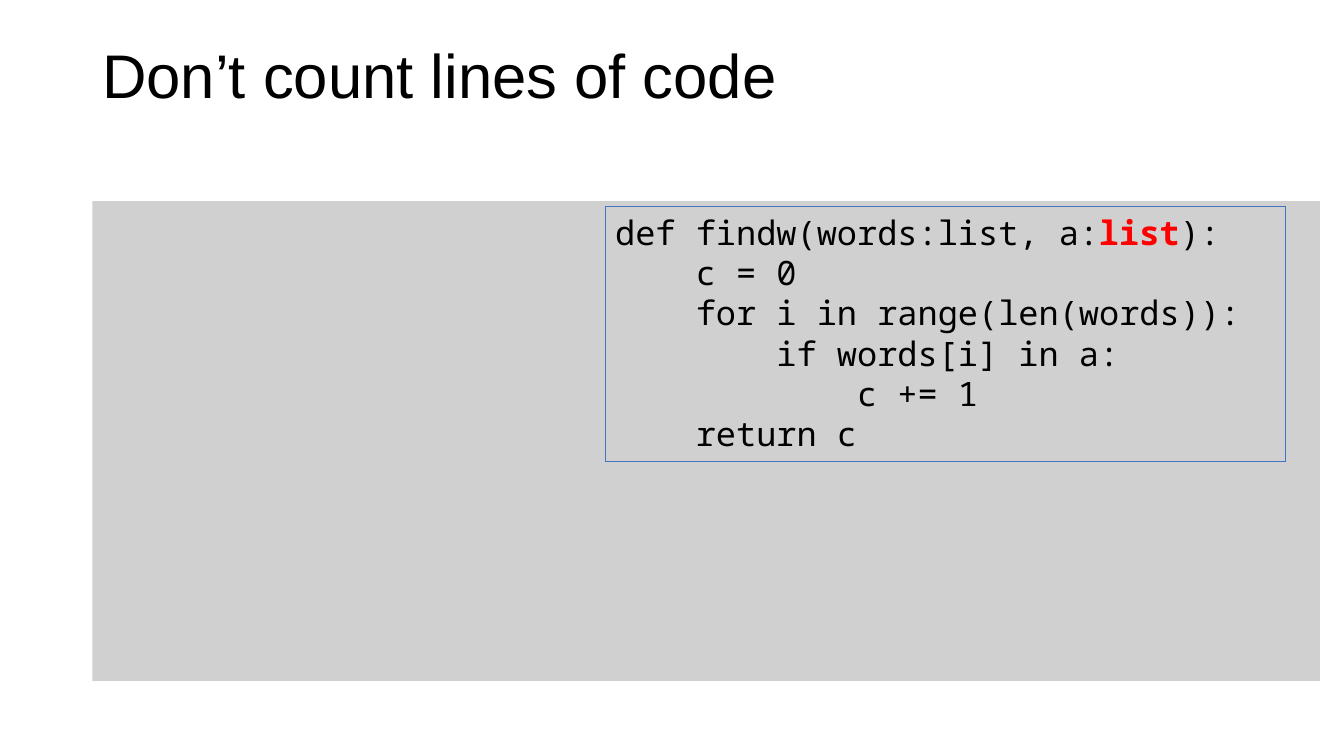
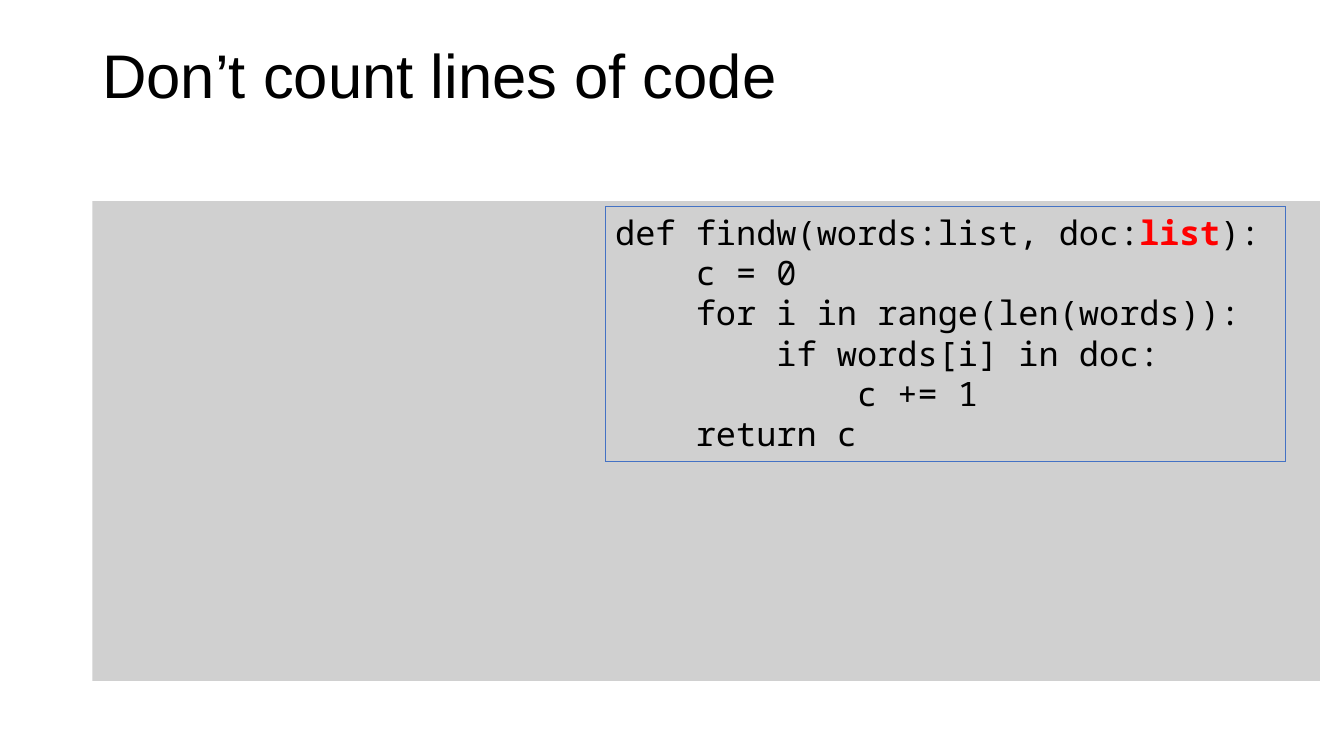
Before and after one commit to parrt/msds689, a slide deck: slide 19 of notes/complexity.pptx. Drawn at 1344x756 pixels with LibreOffice and Linux fonts; fonts in the diff are those of the drawing; grey boxes stand for pictures; background and template pictures are left out. Boxes give left, top, right and bottom in pixels: in the first picture for what was removed or moved away, otherwise in the second. Text is boxed around its words. In the diff, an @@ line names an element or a change of style, - is before the commit and + after.

```diff
--- a/notes/complexity.pptx
+++ b/notes/complexity.pptx
@@ text in rectangle at [615, 219, 1260, 251]: text changed @@
-def findw(words:list, a:list):
+def findw(words:list, doc:list):
@@ text in rectangle at [776, 340, 1160, 372]: text changed @@
-if words[i] in a:
+if words[i] in doc:
```
Also in this commit, not shown: 10 other slides changed, 1 other file.
